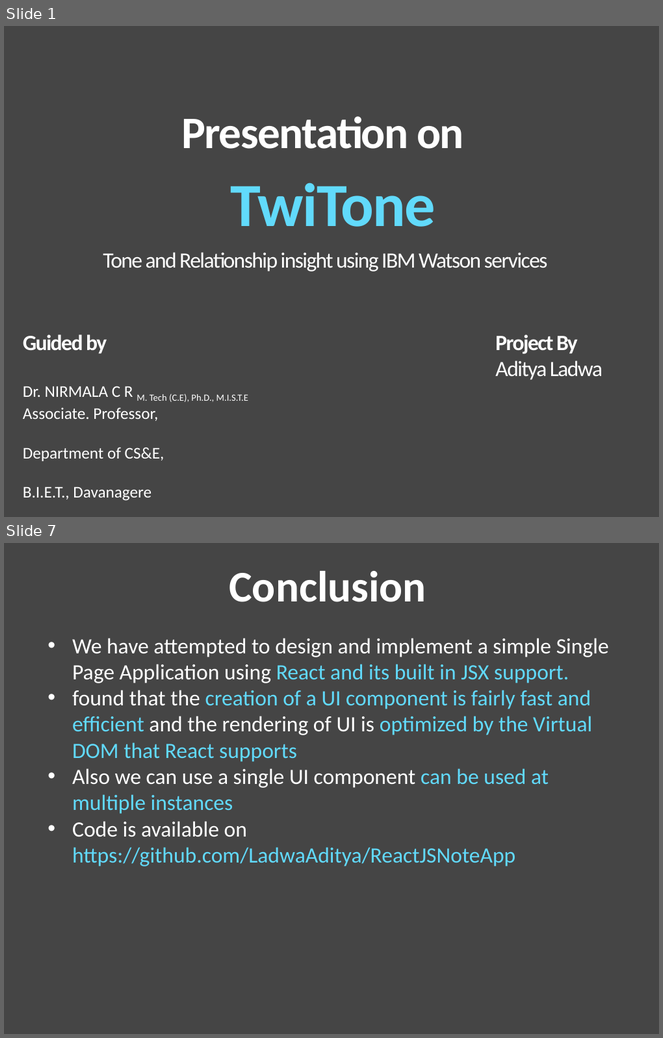
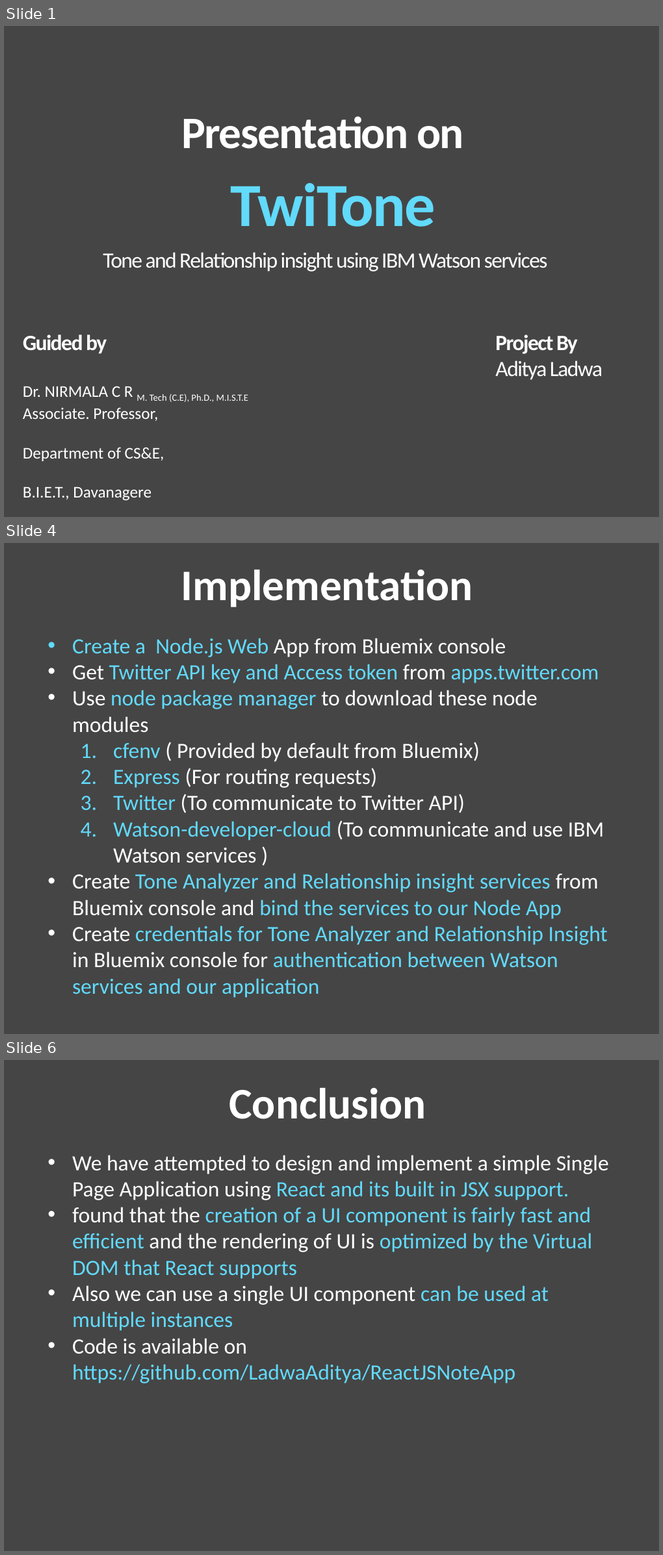
Before and after one commit to LadwaAditya/TwiTone, a slide deck: Presentation.pptx. Shown one above the other, each under a label of ours: slides 1 and 7 before the commit, slides 1, 4 and 6 after it; the slides between them are not shown. The pictures are 663x1038 and 663x1555 pixels, drawn with LibreOffice and Linux fonts; fonts in the diff are those of the drawing. Boxes give left, top, right and bottom in pixels: in the first picture for what was removed or moved away, otherwise in the second. Text is boxed around its words. In the diff, an @@ line names an element or a change of style, - is before the commit and + after.

```diff
--- a/Presentation.pptx
+++ b/Presentation.pptx
@@ slide 4 added at [4, 543, 659, 1034], background #454545 @@
@@ text added at [181, 570, 473, 607], 48 pt, text #FFFFFF, bold @@
+Implementation
@@ text added at [72, 638, 608, 998], 24 pt, text #61DAFB @@
+• Create a Node.js Web App from Bluemix console
+• Get Twitter API key and Access token from apps.twitter.com
+• Use node package manager to download these node modules
+  1. cfenv ( Provided by default from Bluemix)
+  2. Express (For routing requests)
+  3. Twitter (To communicate to Twitter API)
+  4. Watson-developer-cloud (To communicate and use IBM Watson services )
+• Create Tone Analyzer and Relationship insight services from Bluemix console and bind the services to our Node App
+• Create credentials for Tone Analyzer and Relationship Insight in Bluemix console for authentication between Watson services and our application
@@ what was slide 7 is now slide 6 @@
```
Also in this commit, not shown: 2 slides changed, 1 other slide added, 3 slides removed.
